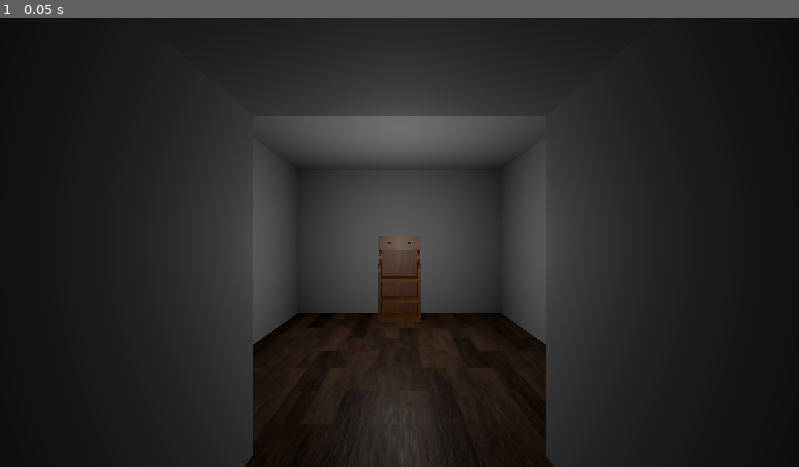
Above: before the commit, frame 1.
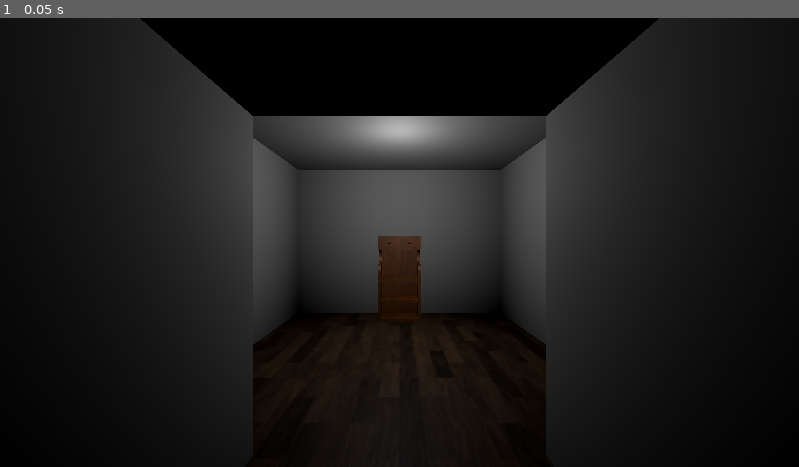
Above: after the commit, the same moment.

Repository: Angburmun/EV2024-25-escape-room
Game: Godot game, scene res://escena_pasillo.tscn
Same seed, same stepped clock (60 frames per second), same inputs: the game is played once before the commit and once after it.
Inputs:
- Up to frame 1 (0.05 s): no input

The runs differ from the first frame. In frame 1, 15% of the frame differs, in the area x 19-81%, y 0-100%.
Error in both runs: Attempt to call function 'rotate_y' in base 'null instance' on a null instance. (res://ESCENAS/camara.gd:28)

Commit message:
Añadido parquet. Añadida luz.

Diff:
--- a/TEXTURES/parquet.tres
+++ b/TEXTURES/parquet.tres
@@ -15,3 +15,6 @@
 heightmap_scale = 16.0
 subsurf_scatter_strength = 1.0
 backlight = Color(0.627451, 0.478431, 1, 1)
+uv1_scale = Vector3(0.25, 0.25, 0.25)
+uv1_triplanar = true
+uv1_world_triplanar = true
--- a/escena_pasillo.tscn
+++ b/escena_pasillo.tscn
@@ -24,8 +24,8 @@
 operation = 2
 size = Vector3(1, 3, 2.7)
 
-[node name="Suelo" type="MeshInstance3D" parent="habitacion1"]
-transform = Transform3D(2.7, 0, 0, 0, 0.664, 0, 0, 0, 2.7, 0, -1.85, 0)
+[node name="suelo" type="MeshInstance3D" parent="habitacion1"]
+transform = Transform3D(2.7, 0, 0, 0, 1, 0, 0, 0, 2.7, 0, -1.85, 0)
 material_override = ExtResource("2_ke01q")
 mesh = SubResource("PlaneMesh_sugwf")
 skeleton = NodePath("../..")
@@ -34,7 +34,8 @@
 [node name="blender_aparador" parent="habitacion1" instance=ExtResource("2_66ue0")]
 transform = Transform3D(-1, 0, -8.74228e-08, 0, 1, 0, 8.74228e-08, 0, -1, 2.5, -1.85, -0.5)
 
-[node name="sol" type="OmniLight3D" parent="habitacion1"]
+[node name="bombilla" type="OmniLight3D" parent="habitacion1"]
+transform = Transform3D(1, 0, 0, 0, 1, 0, 0, 0, 1, 0, 1.25, 0)
 
 [node name="habitacion2" type="CSGBox3D" parent="."]
 transform = Transform3D(1, 0, 0, 0, 1, 0, 0, 0, 1, 2.8, 2, -15)
@@ -49,6 +50,16 @@
 operation = 2
 size = Vector3(1, 3, 2.55)
 
+[node name="suelo" type="MeshInstance3D" parent="habitacion2"]
+transform = Transform3D(5.4, 0, 0, 0, 1, 0, 0, 0, 4.05, 0, -1.85, 0)
+material_override = ExtResource("2_ke01q")
+mesh = SubResource("PlaneMesh_sugwf")
+skeleton = NodePath("../..")
+surface_material_override/0 = ExtResource("2_ke01q")
+
+[node name="bombilla" type="OmniLight3D" parent="habitacion2"]
+transform = Transform3D(1, 0, 0, 0, 1, 0, 0, 0, 1, 0, 1.25, 0)
+
 [node name="pasillo1" type="CSGBox3D" parent="."]
 transform = Transform3D(1, 0, 0, 0, 1, 0, 0, 0, 1, -5.2, 1.6, 0)
 size = Vector3(5.5, 3.2, 2.75)
@@ -57,13 +68,20 @@
 operation = 2
 size = Vector3(6, 3, 2.55)
 
+[node name="suelo" type="MeshInstance3D" parent="pasillo1"]
+transform = Transform3D(3, 0, 0, 0, 1, 0, 0, 0, 1.275, 0, -1.457, 0)
+material_override = ExtResource("2_ke01q")
+mesh = SubResource("PlaneMesh_sugwf")
+skeleton = NodePath("../..")
+surface_material_override/0 = ExtResource("2_ke01q")
+
 [node name="pasillo2" type="CSGBox3D" parent="."]
 transform = Transform3D(1, 0, 0, 0, 1, 0, 0, 0, 1, -9.3, 1.6, -7)
 size = Vector3(2.75, 3.2, 16.75)
 
 [node name="interior" type="CSGBox3D" parent="pasillo2"]
 operation = 2
-size = Vector3(2.55, 3, 16.355)
+size = Vector3(2.55, 3, 16.55)
 
 [node name="arco1" type="CSGBox3D" parent="pasillo2"]
 transform = Transform3D(1, 0, 0, 0, 1, 0, 0, 0, 1, 1.5, 0, 7)
@@ -75,6 +93,16 @@
 operation = 2
 size = Vector3(1, 3, 2.55)
 
+[node name="suelo" type="MeshInstance3D" parent="pasillo2"]
+transform = Transform3D(1.35, 0, 0, 0, 1, 0, 0, 0, 8.3, 0, -1.457, 0)
+material_override = ExtResource("2_ke01q")
+mesh = SubResource("PlaneMesh_sugwf")
+skeleton = NodePath("../..")
+surface_material_override/0 = ExtResource("2_ke01q")
+
+[node name="bombilla" type="OmniLight3D" parent="pasillo2"]
+transform = Transform3D(1, 0, 0, 0, 1, 0, 0, 0, 1, 0, 1.25, 0)
+
 [node name="pasillo3" type="CSGBox3D" parent="."]
 transform = Transform3D(1, 0, 0, 0, 1, 0, 0, 0, 1, -5.2, 1.6, -14)
 size = Vector3(5.5, 3.2, 2.75)
@@ -82,3 +110,10 @@
 [node name="interior" type="CSGBox3D" parent="pasillo3"]
 operation = 2
 size = Vector3(6, 3, 2.55)
+
+[node name="Suelo" type="MeshInstance3D" parent="pasillo3"]
+transform = Transform3D(3, 0, 0, 0, 1, 0, 0, 0, 1.275, 0, -1.457, 0)
+material_override = ExtResource("2_ke01q")
+mesh = SubResource("PlaneMesh_sugwf")
+skeleton = NodePath("../..")
+surface_material_override/0 = ExtResource("2_ke01q")
